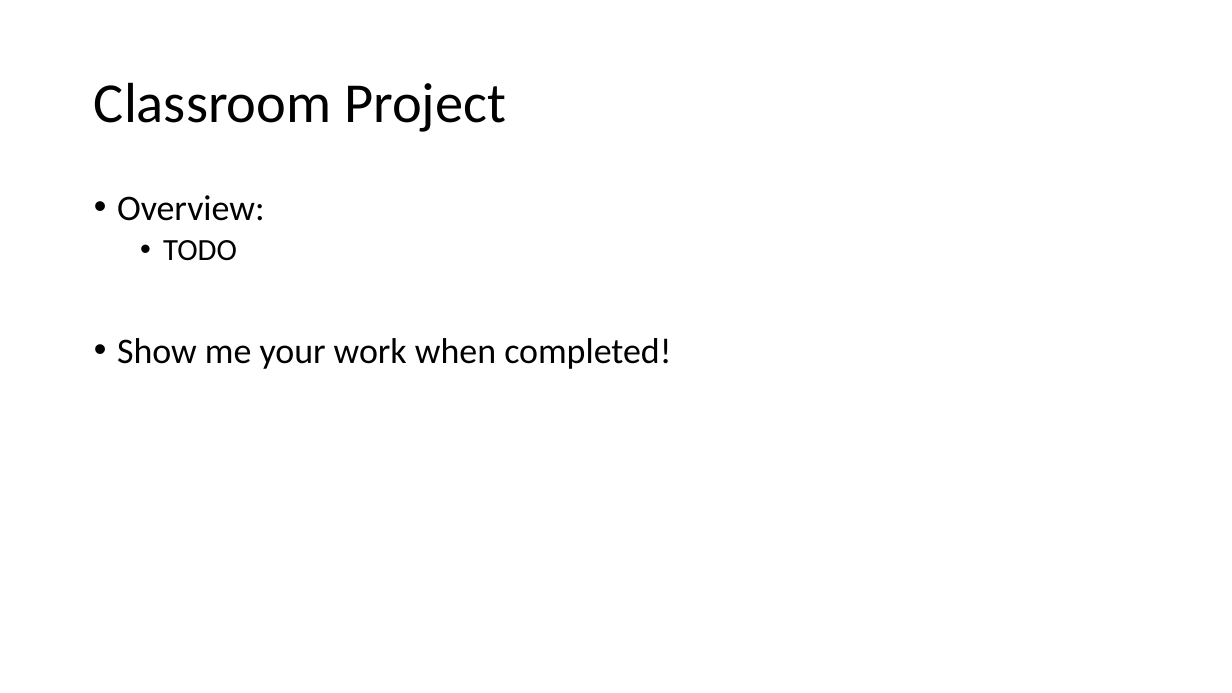
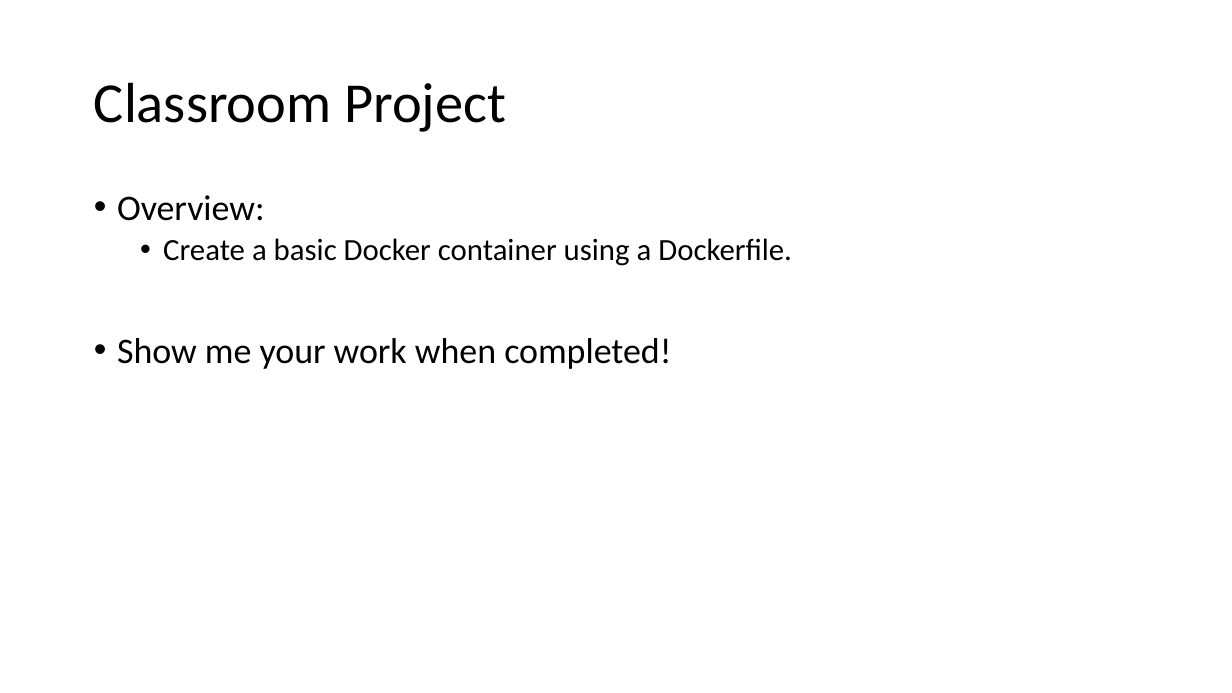
Before and after one commit to jasondbaker/infrastructure-class, a slide deck: slide 7 of lectures/lecture-review-week-12.pptx. Drawn at 1232x693 pixels with LibreOffice and Linux fonts; fonts in the diff are those of the drawing. Boxes give left, top, right and bottom in pixels: in the first picture for what was removed or moved away, otherwise in the second. Text is boxed around its words. In the diff, an @@ line names an element or a change of style, - is before the commit and + after.

Commit message:
create week 12 project and update assn 11

```diff
--- a/lectures/lecture-review-week-12.pptx
+++ b/lectures/lecture-review-week-12.pptx
@@ text at (163, 238, 792, 266): text changed @@
-  • TODO
+  • Create a basic Docker container using a Dockerfile.
```
Also in this commit, not shown: 2 other files.
